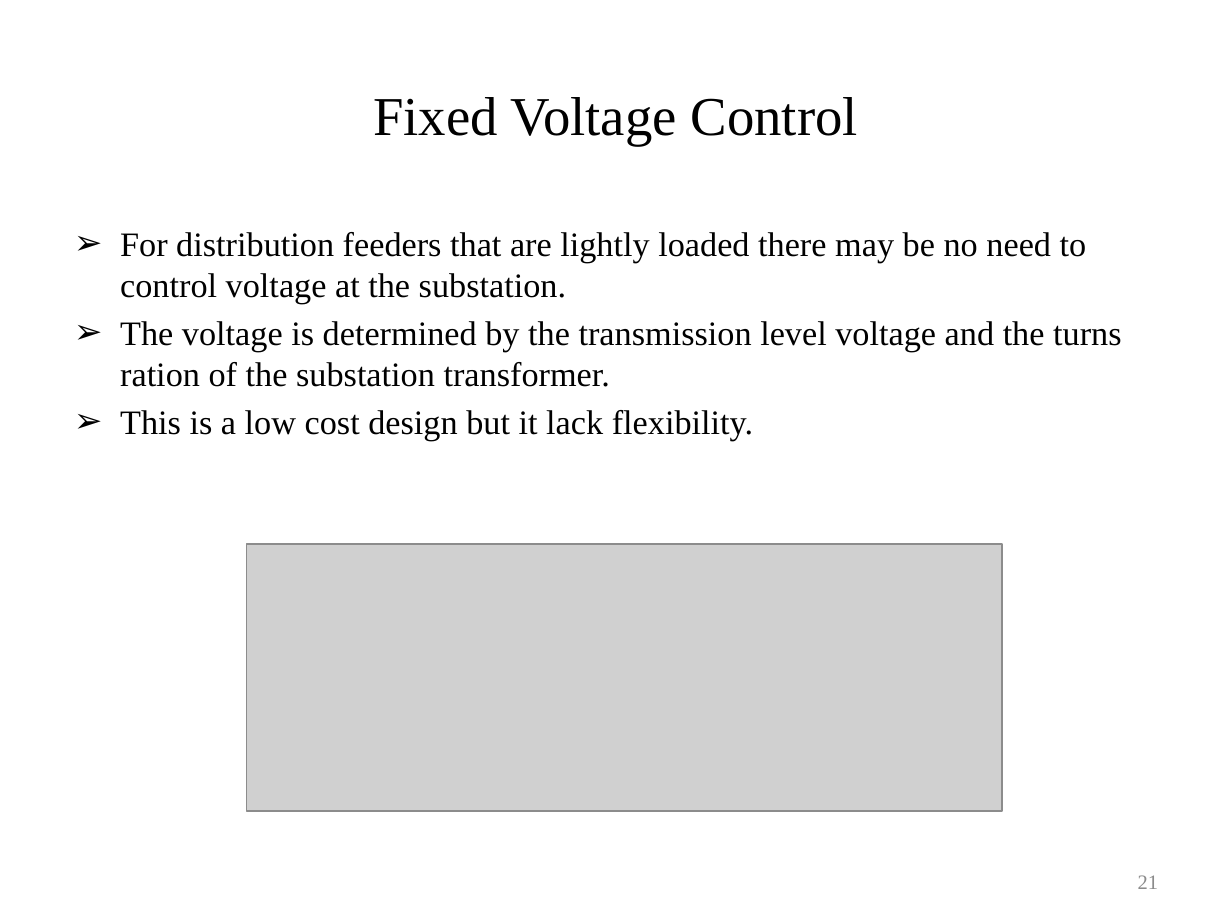
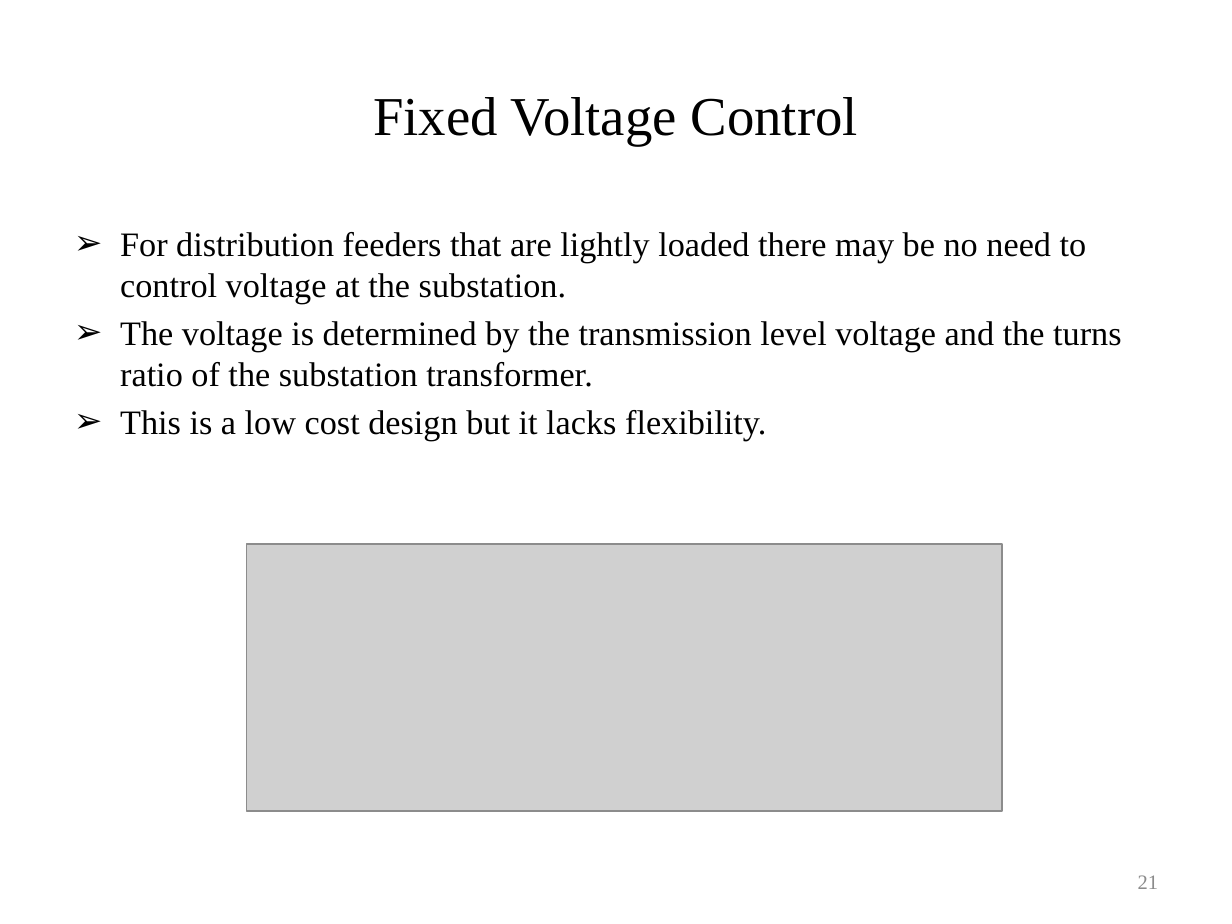
Before and after one commit to gridlab-d/course, a slide deck: slide 21 of University of Washington Class/Module 4 - Voltage control devices.pptx. Drawn at 1232x924 pixels with LibreOffice and Linux fonts; fonts in the diff are those of the drawing; grey boxes stand for pictures. Boxes give left, top, right and bottom in pixels: in the first picture for what was removed or moved away, otherwise in the second. Text is boxed around its words. In the diff, an @@ line names an element or a change of style, - is before the commit and + after.

Commit message:
Minor updates for consistency and spelling

```diff
--- a/University of Washington Class/Module 4 - Voltage control devices.pptx
+++ b/University of Washington Class/Module 4 - Voltage control devices.pptx
@@ text at [120, 321, 1122, 441]: text changed @@
-➢ The voltage is determined by the transmission level voltage and the turns ration of the substation transformer.
-➢ This is a low cost design but it lack flexibility.
+➢ The voltage is determined by the transmission level voltage and the turns ratio of the substation transformer.
+➢ This is a low cost design but it lacks flexibility.
```
Also in this commit, not shown: 12 other slides changed.
